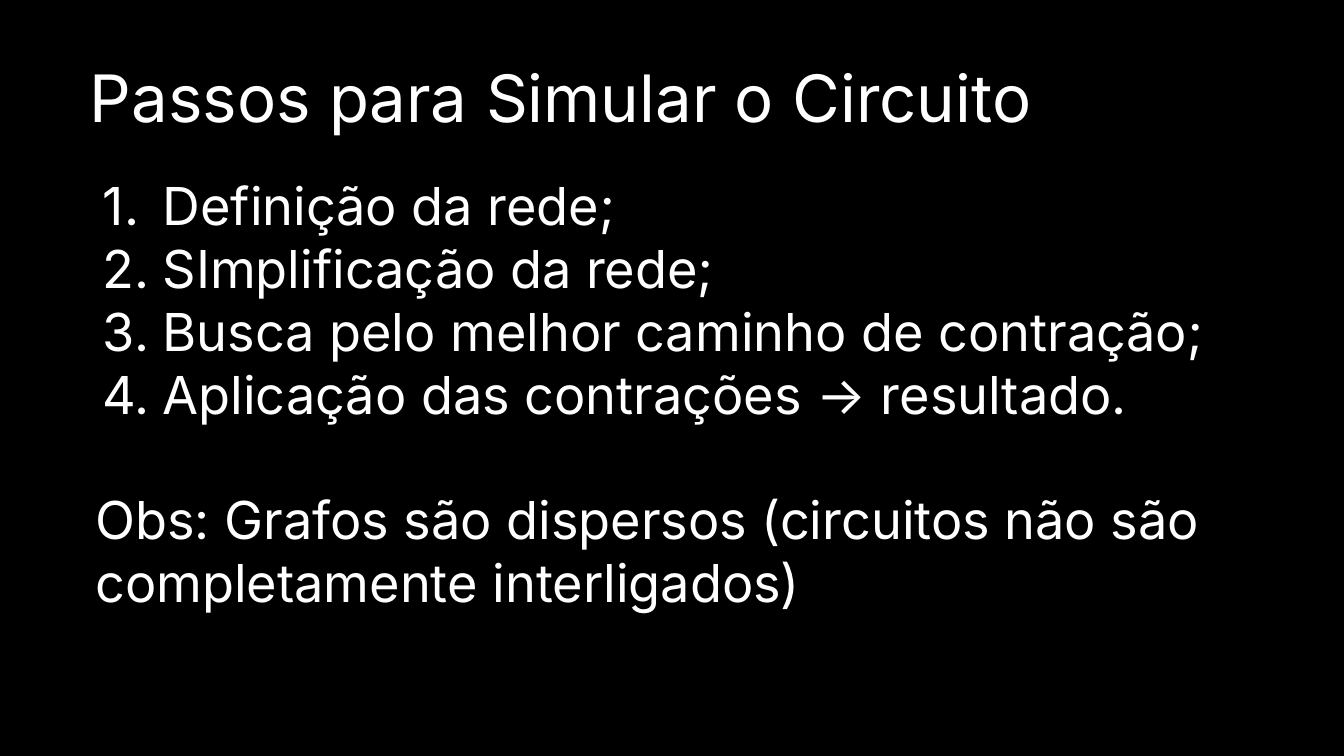
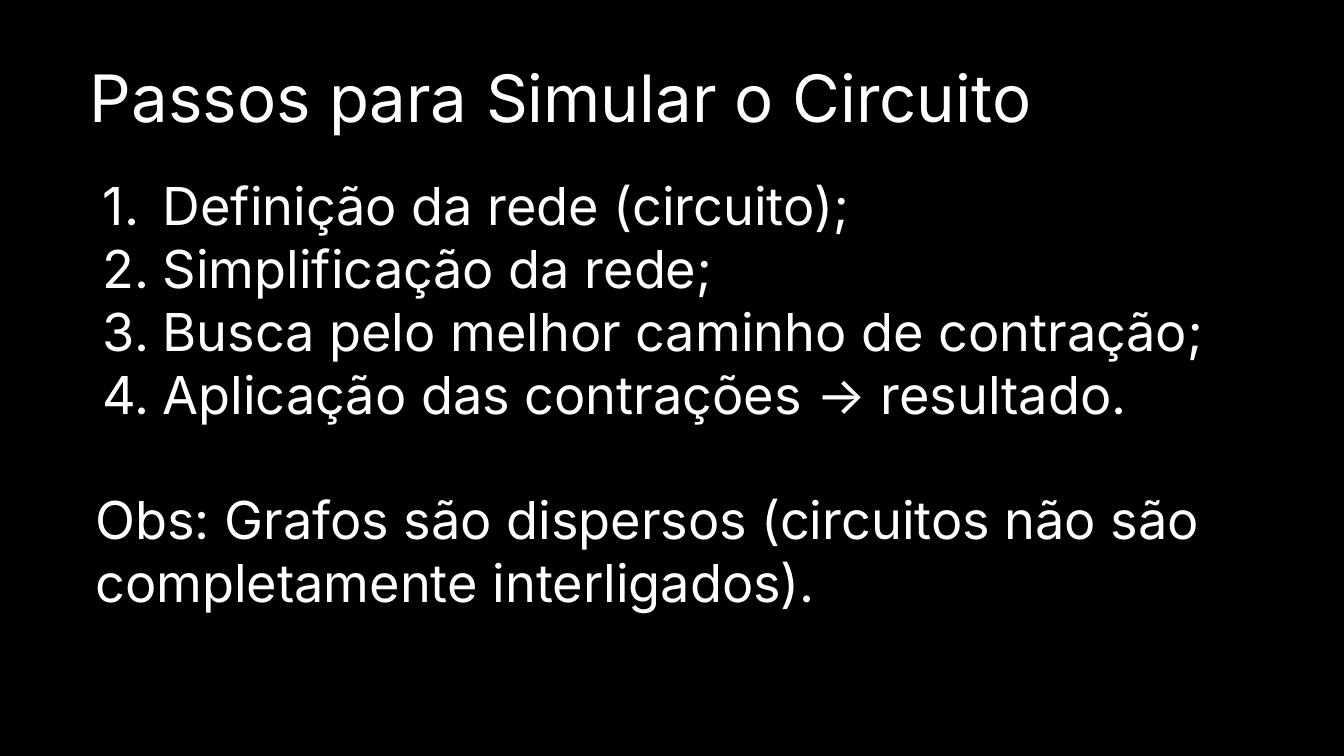
Before and after one commit to Dpbm/mestrado-aulas, a slide deck: slide 10 of algoritmos/projeto-seminario/Seminário.pptx (slide 20 before the commit). Drawn at 1344x756 pixels with LibreOffice and Linux fonts; fonts in the diff are those of the drawing. Boxes give left, top, right and bottom in pixels: in the first picture for what was removed or moved away, otherwise in the second. Text is boxed around its words. In the diff, an @@ line names an element or a change of style, - is before the commit and + after.

```diff
--- a/algoritmos/projeto-seminario/Seminário.pptx
+++ b/algoritmos/projeto-seminario/Seminário.pptx
@@ text at bbox=[163, 184, 849, 299]: text changed @@
-1. Definição da rede;
-2. SImplificação da rede;
+1. Definição da rede (circuito);
+2. Simplificação da rede;
@@ text at bbox=[96, 498, 1199, 613]: text changed @@
-Obs: Grafos são dispersos (circuitos não são completamente interligados)
+Obs: Grafos são dispersos (circuitos não são completamente interligados).
```
Also in this commit, not shown: 17 other slides changed, 1 slide added, 15 slides removed, 6 other files.
